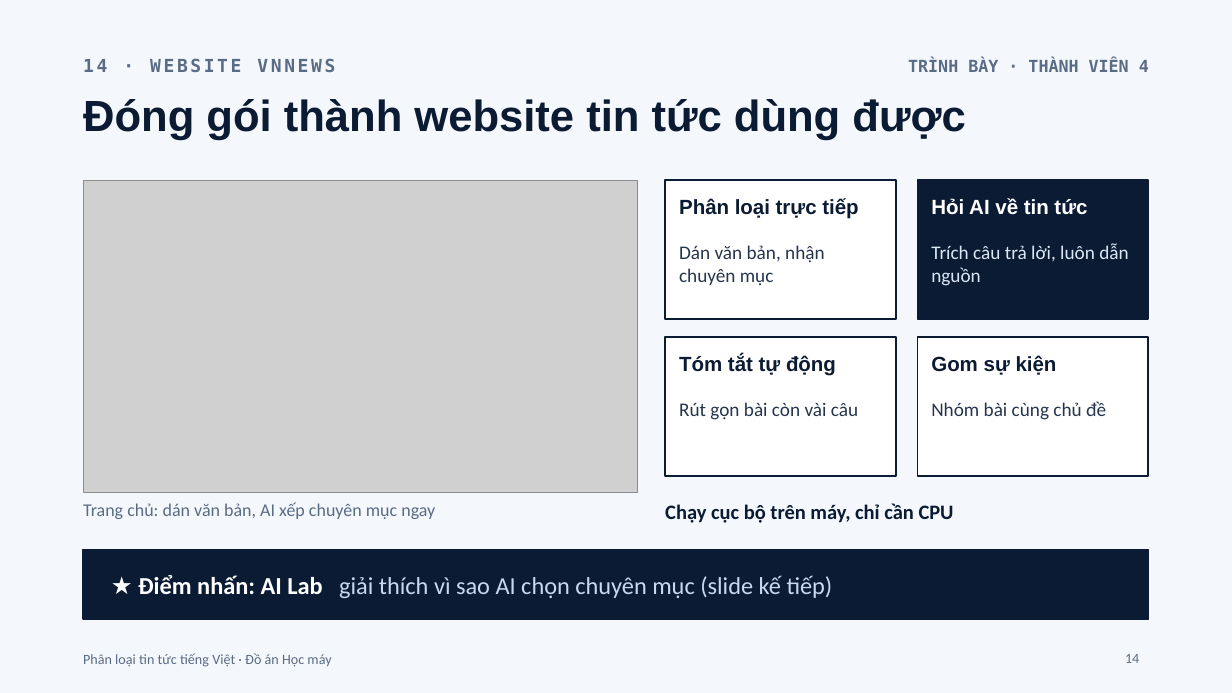
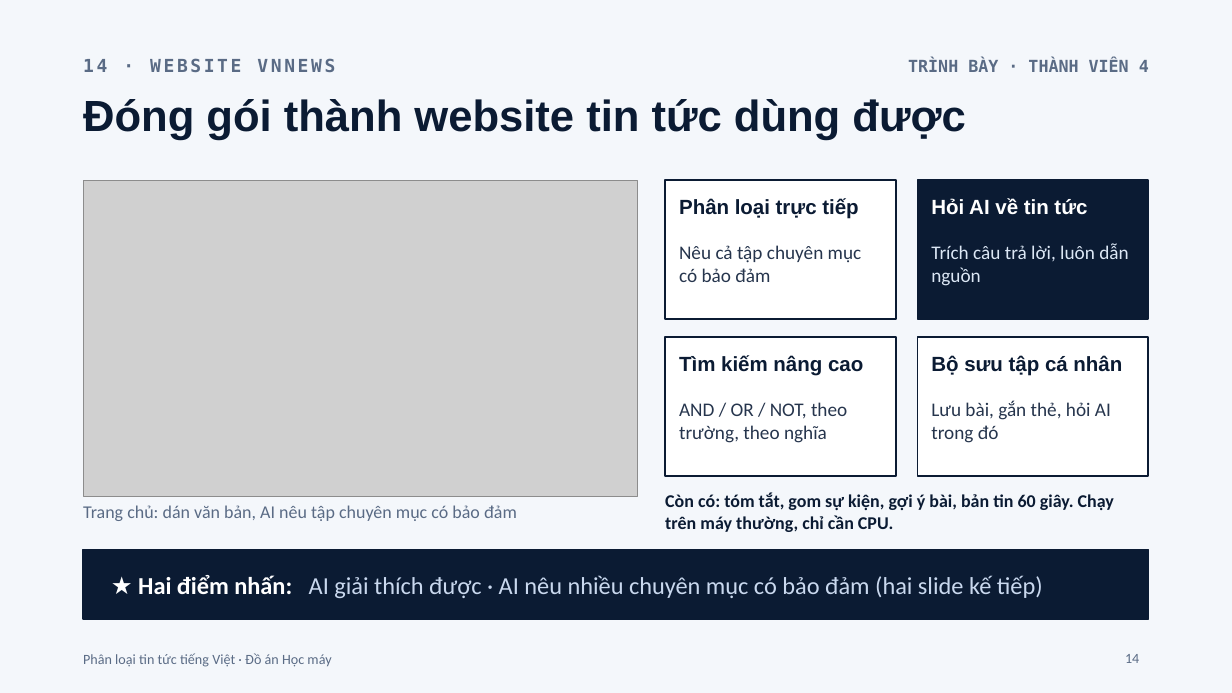
Before and after one commit to PhucHoang3010/Vietnamese-News-Classification, a slide deck: slide 14 of trinh-bay/VnNews-Slide-Do-An-Nhom.pptx. Drawn at 1232x693 pixels with LibreOffice and Linux fonts; fonts in the diff are those of the drawing; grey boxes stand for pictures. Boxes give left, top, right and bottom in pixels: in the first picture for what was removed or moved away, otherwise in the second. Text is boxed around its words. In the diff, an @@ line names an element or a change of style, - is before the commit and + after.

```diff
--- a/trinh-bay/VnNews-Slide-Do-An-Nhom.pptx
+++ b/trinh-bay/VnNews-Slide-Do-An-Nhom.pptx
@@ text at (x1=679, y1=245, x2=862, y2=282): text changed @@
-Dán văn bản, nhận chuyên mục
+Nêu cả tập chuyên mục có bảo đảm
@@ text at (x1=679, y1=355, x2=863, y2=376): text changed @@
-Tóm tắt tự động
+Tìm kiếm nâng cao
@@ text at (x1=931, y1=355, x2=1122, y2=376): text changed @@
-Gom sự kiện
+Bộ sưu tập cá nhân
@@ text at (x1=679, y1=402, x2=847, y2=443): text changed @@
-Rút gọn bài còn vài câu
+AND / OR / NOT, theo trường, theo nghĩa
@@ text at (x1=931, y1=400, x2=1111, y2=443): text changed @@
-Nhóm bài cùng chủ đề
+Lưu bài, gắn thẻ, hỏi AI trong đó
@@ text at (x1=83, y1=505, x2=517, y2=521): text changed @@
-Trang chủ: dán văn bản, AI xếp chuyên mục ngay
+Trang chủ: dán văn bản, AI nêu tập chuyên mục có bảo đảm
@@ text at (x1=665, y1=493, x2=1114, y2=532): text changed; size 16 to 14 pt @@
-Chạy cục bộ trên máy, chỉ cần CPU
+Còn có: tóm tắt, gom sự kiện, gợi ý bài, bản tin 60 giây. Chạy trên máy thường, chỉ cần CPU.
@@ text at (x1=138, y1=575, x2=1043, y2=598): text changed @@
-★ Điểm nhấn: AI Lab giải thích vì sao AI chọn chuyên mục (slide kế tiếp)
+★ Hai điểm nhấn: AI giải thích được · AI nêu nhiều chuyên mục có bảo đảm (hai slide kế tiếp)
```
Also in this commit, not shown: 5 other slides changed, 1 slide added, 5 other files.
